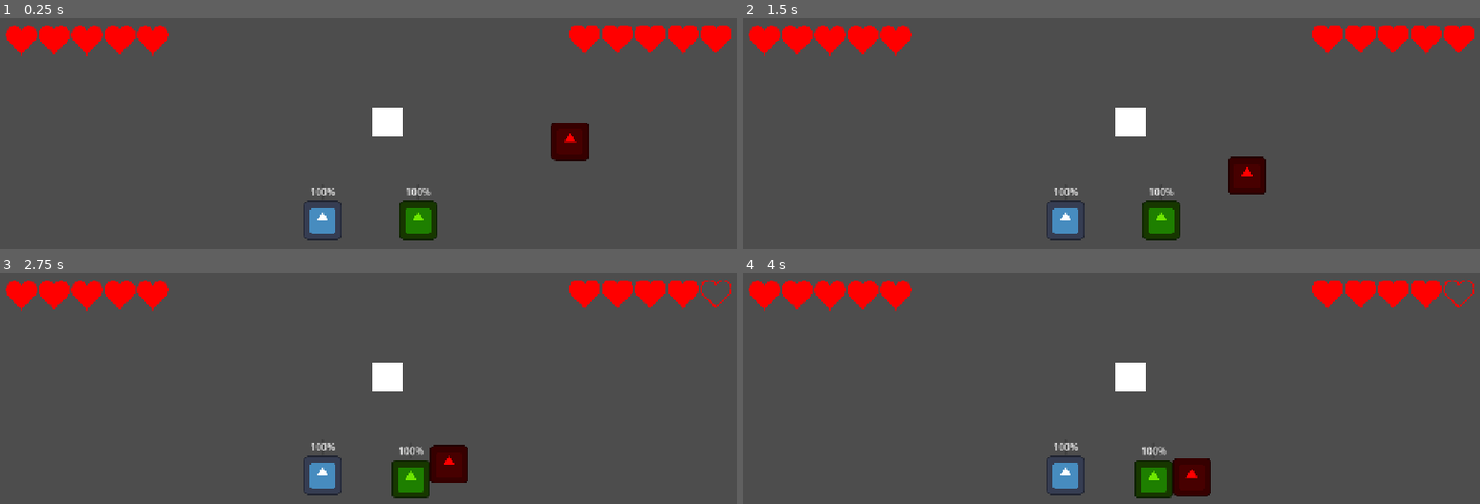
Above: before the commit, frames 1-4 (two rows, left to right).
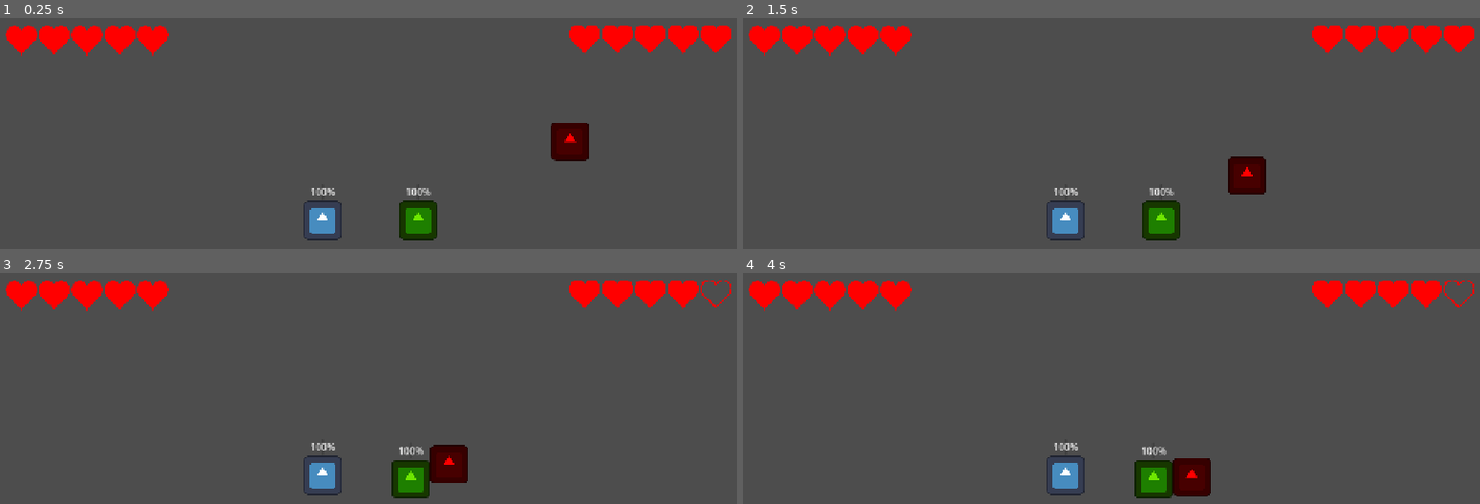
Above: after the commit, the same moments.

Repository: Herovero/CandlesOut
Game: Godot game, scene res://Scenes/main.tscn
Two runs of this game, one before a commit and one after it. Both use one fixed random seed, a clock stepped at 60 frames per second and the inputs below. The engine's default icon, where the game draws it, is replaced by a stand-in: a white triangle on a blue panel in a dark square.
Inputs:
- Up to frame 1 (0.25 s): no input
- Up to frame 2 (1.5 s): no input
- Up to frame 3 (2.75 s): no input
- Up to frame 4 (4 s): tap Enter at 3.5 s

The runs differ from the first frame. In frame 1, 0.5% of the frame differs, in the area x 50-55%, y 38-52%; in frame 2, 0.5%; in frame 3, 0.5%; in frame 4, 0.5%.

Commit message:
item can be picked up by ghost by pressing space bar

Diff:
--- a/Scenes/item1.tscn
+++ b/Scenes/item1.tscn
@@ -18,5 +18,3 @@
 
 [node name="CollisionShape2D" type="CollisionShape2D" parent="." unique_id=40545649]
 shape = SubResource("RectangleShape2D_1o0s7")
-
-[connection signal="body_entered" from="." to="." method="_on_body_entered"]
--- a/Scripts/SignalBus.gd
+++ b/Scripts/SignalBus.gd
@@ -2,3 +2,7 @@
 
 @warning_ignore("unused_parameter")
 signal take_damage(amount: float, player_id: String)
+
+@warning_ignore("unused_parameter")
+signal ghost_mode_started
+signal ghost_mode_ended
--- a/Scripts/item.gd
+++ b/Scripts/item.gd
@@ -1,19 +1,52 @@
 extends Area2D
-
 
 # Called when the node enters the scene tree for the first time.
 func _ready():
-	pass # Replace with function body.
+	visible = false
+	monitorable = false
+	monitoring = false
+
+	SignalBus.connect("ghost_mode_started", show_item)
+	SignalBus.connect("ghost_mode_ended", hide_item)
 
 # Called every frame. 'delta' is the elapsed time since the previous frame.
 func _process(delta):
 	pass
 
-func on_collected(target_player_id: String):
-	print_debug("collected")
-	queue_free()
+func show_item():
+	visible = true
+	monitorable = true
+	monitoring = true
 
-func _on_body_entered(body):
-	if body.is_in_group("Ghost"):
-		print("hi")
-		modulate = Color(2, 2, 2) # Overbrighten to show it's selectable
+func hide_item():
+	visible = false
+	monitorable = false
+	monitoring = false
+
+func on_collected(target_ghost: CharacterBody2D):
+	# Now 'target_ghost' is declared and usable!
+	monitorable = false
+	monitoring = false
+
+	var tween = create_tween()
+	var target_pos = Vector2(0, -40) # Position above head
+	var global_target = target_ghost.global_position + target_pos
+
+	tween.tween_property(self, "global_position", global_target, 0.3)\
+		.set_trans(Tween.TRANS_CUBIC)\
+		.set_ease(Tween.EASE_OUT)
+
+	# Attach to ghost after flying
+	tween.tween_callback(func(): _finish_pickup(target_ghost, target_pos))
+
+func _finish_pickup(ghost: CharacterBody2D, offset: Vector2):
+	_attach_to_ghost(ghost, offset)
+
+	if is_instance_valid(ghost):
+		ghost.is_picking = false
+
+func _attach_to_ghost(ghost: CharacterBody2D, offset: Vector2):
+	if is_instance_valid(ghost):
+		get_parent().remove_child(self)
+		ghost.add_child(self)
+		position = offset
--- a/Scripts/player.gd
+++ b/Scripts/player.gd
@@ -5,8 +5,10 @@
 
 @export var max_stamina: float = 100.0
 var current_stamina: float = 100.0
-@export var depletion_rate: float = 10.0
-@export var recharge_rate: float = 5.0
+@export var depletion_rate: float = 50.0
+@export var recharge_rate: float = 10.0
+#@export var depletion_rate: float = 10.0
+#@export var recharge_rate: float = 5.0
 
 var is_sleeping: bool = false
 var ghost_scene = preload("res://Scenes/player_ghost.tscn")
@@ -23,6 +25,8 @@
 
 
 func _physics_process(delta: float) -> void:
+	update_ui()
+
 	if is_sleeping:
 		handle_sleep(delta)
 		return
@@ -44,7 +48,6 @@
 		velocity = knockback_velocity
 
 	move_and_slide()
-	update_ui()
 
 
 func consume_stamina(delta):
@@ -63,8 +66,12 @@
 	active_ghost.global_position = global_position # Start at player's body
 	get_parent().add_child(active_ghost)
 
+	SignalBus.emit_signal("ghost_mode_started")
+
 func handle_sleep(delta):
 	current_stamina += recharge_rate * delta
+
+	current_stamina = min(current_stamina, max_stamina)
 
 	if current_stamina >= max_stamina:
 		wake_up()
@@ -75,6 +82,8 @@
 	if active_ghost:
 		active_ghost.queue_free() # Remove the ghost when waking up
 
+	SignalBus.emit_signal("ghost_mode_ended")
+
 func update_ui():
 	stamina_bar.value = current_stamina
 
--- a/Scripts/player_ghost.gd
+++ b/Scripts/player_ghost.gd
@@ -5,8 +5,14 @@
 
 @onready var interaction_area: Area2D = $InteractionArea
 
+var is_picking: bool = false
+
 func _physics_process(_delta: float) -> void:
-	# Use the same input logic as your player.gd [cite: 6]
+	if is_picking:
+		velocity = Vector2.ZERO
+		move_and_slide()
+		return
+
 	var direction = Input.get_vector(
 		input_prefix + "move_left", input_prefix + "move_right",
 		input_prefix + "move_up", input_prefix + "move_down"
@@ -21,11 +27,14 @@
 		attempt_pickup()
 
 func attempt_pickup():
+	if is_picking: return
+
 	var overlapping_areas = interaction_area.get_overlapping_areas()
 	for area in overlapping_areas:
 		# Check if the area is a spiritual item
 		if area.is_in_group("Items"):
 			# If the item has a collect function, call it
 			if area.has_method("on_collected"):
-				area.on_collected(input_prefix)
+				is_picking = true
+				area.on_collected(self)
 				break
Not shown: 1 places in Scenes/main.tscn that only renumber resources
